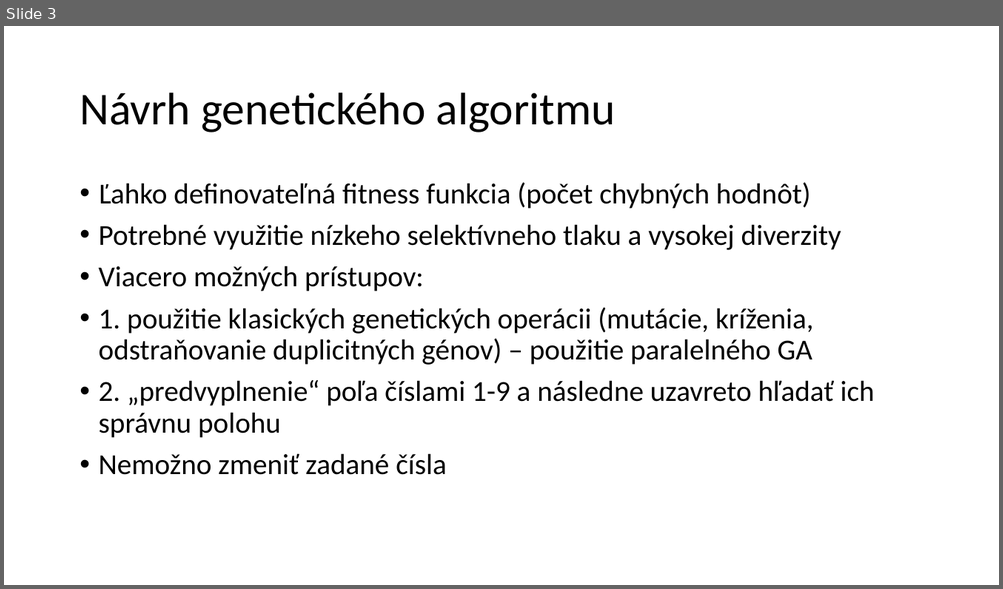
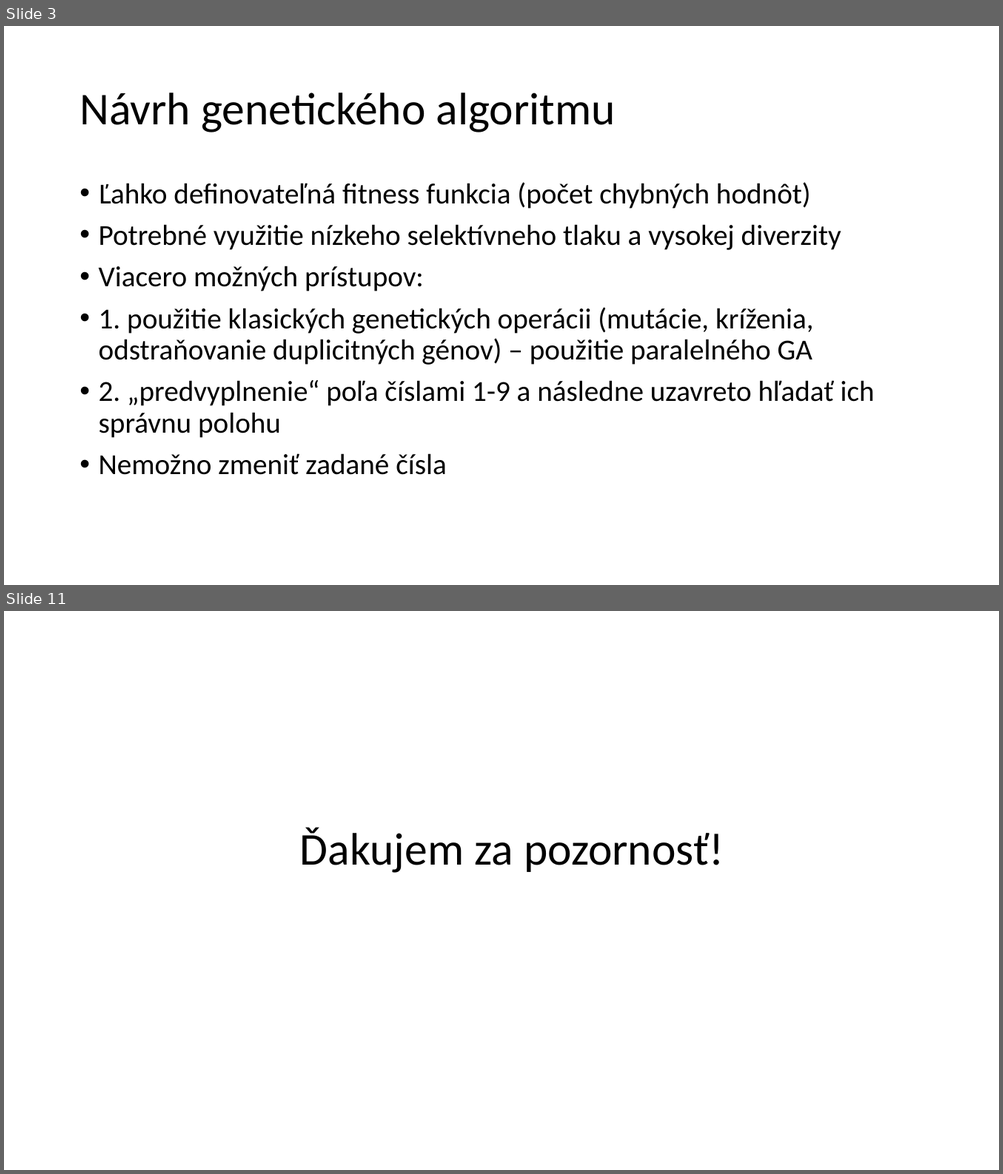
Before and after one commit to macricek/SudokuGA, a slide deck: sudoku.pptx. Shown one above the other, each under a label of ours: slide 3 before the commit, slides 3 and 11 after it; the slides between them are not shown. The pictures are 1003x589 and 1003x1174 pixels, drawn with LibreOffice and Linux fonts; fonts in the diff are those of the drawing. Boxes give left, top, right and bottom in pixels: in the first picture for what was removed or moved away, otherwise in the second. Text is boxed around its words. In the diff, an @@ line names an element or a change of style, - is before the commit and + after.

```diff
--- a/sudoku.pptx
+++ b/sudoku.pptx
@@ slide 11 added at (4, 611, 999, 1170), background #FFFFFF @@
@@ title added at (300, 827, 723, 873), 44 pt, text #000000 @@
+Ďakujem za pozornosť!
```
Also in this commit, not shown: 1 slide changed, 7 other slides added, 1 other file.
